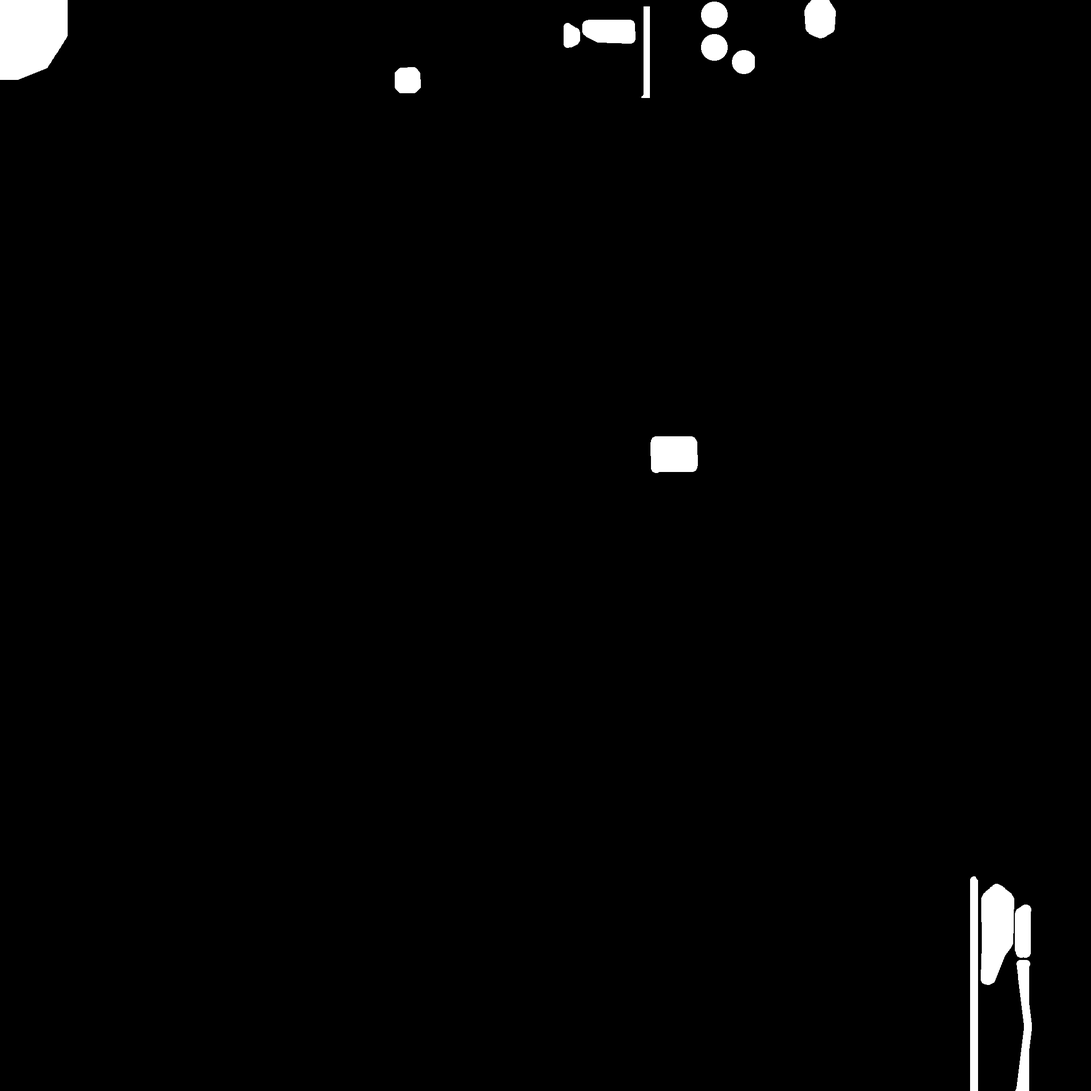
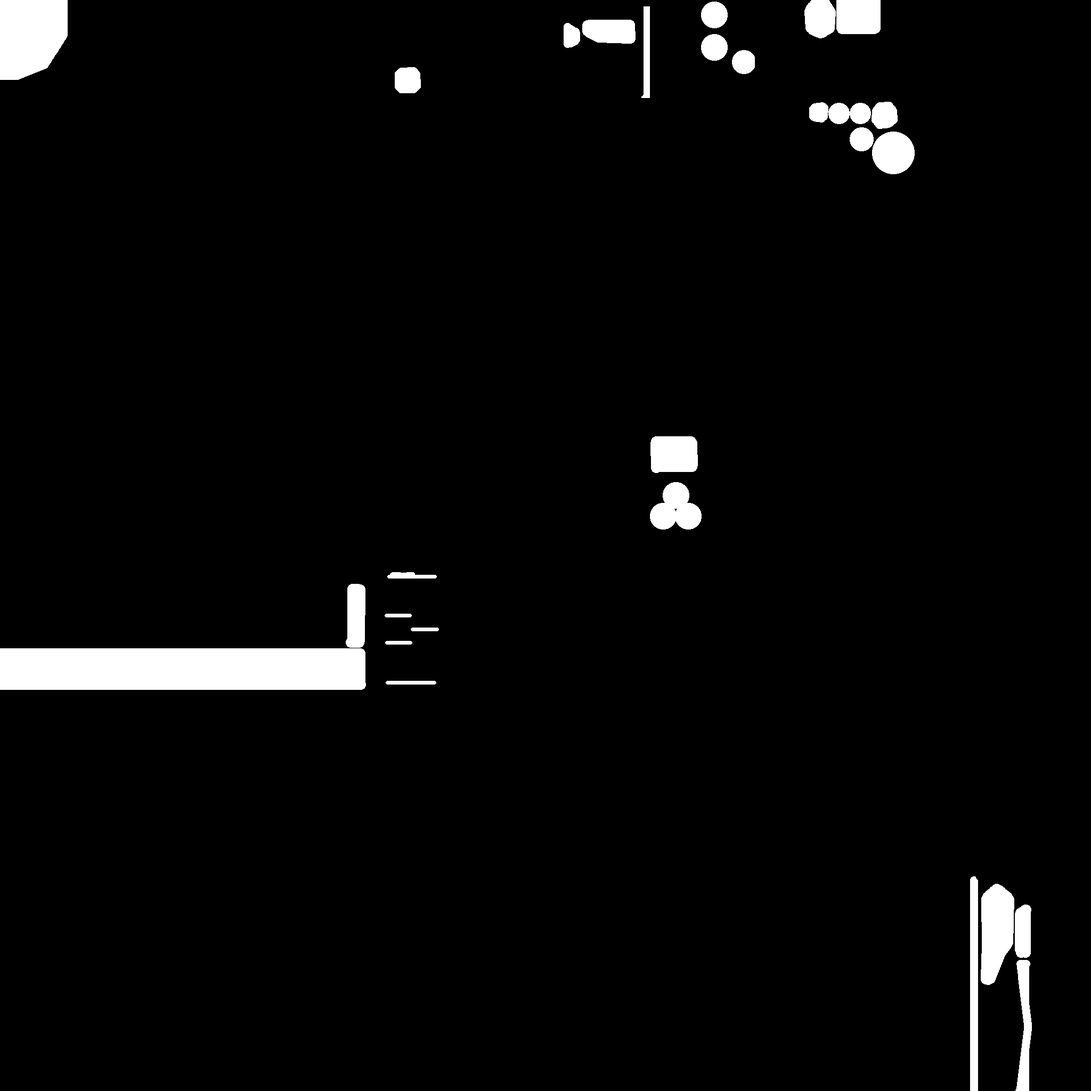
Layers edited between the first and the second 1091px x 1091px image:
added layer "Layer 1" above "Background" over (x1=0, y1=0, x2=916, y2=691)
added layer "Background" over (x1=0, y1=0, x2=916, y2=691)
